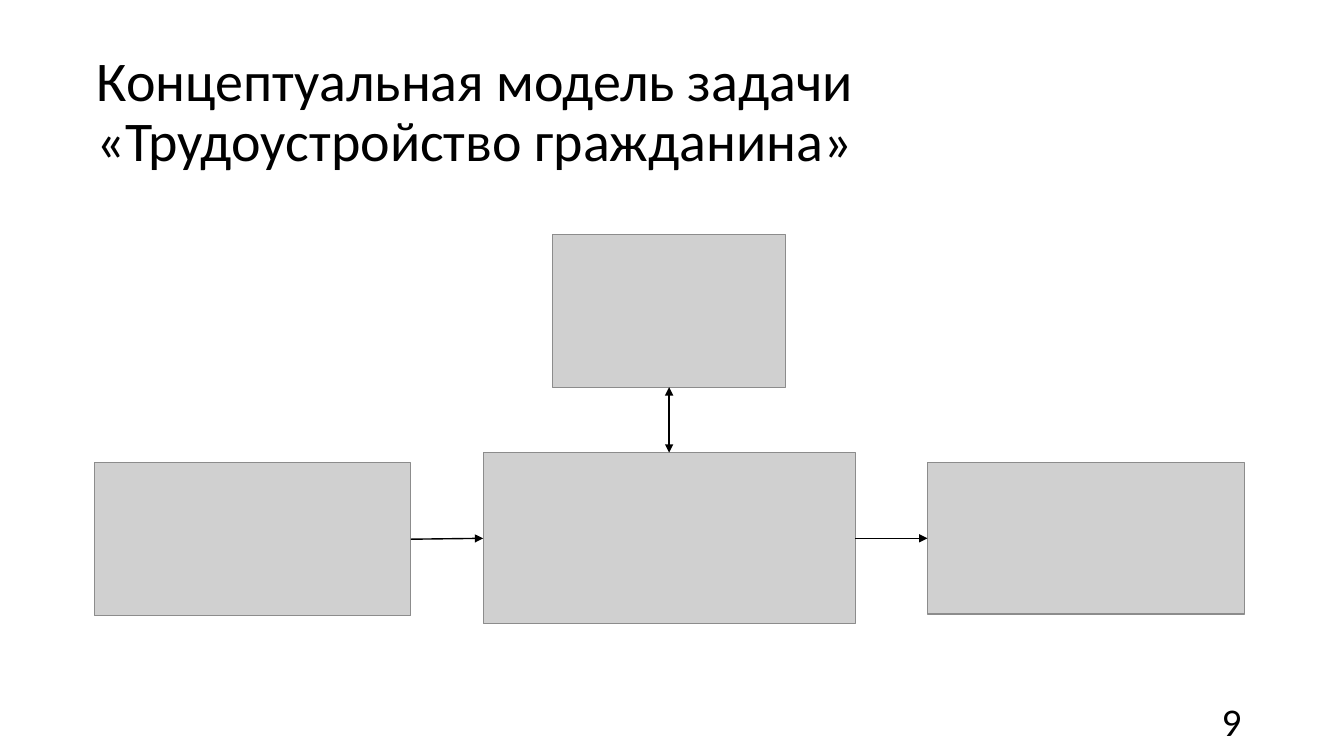
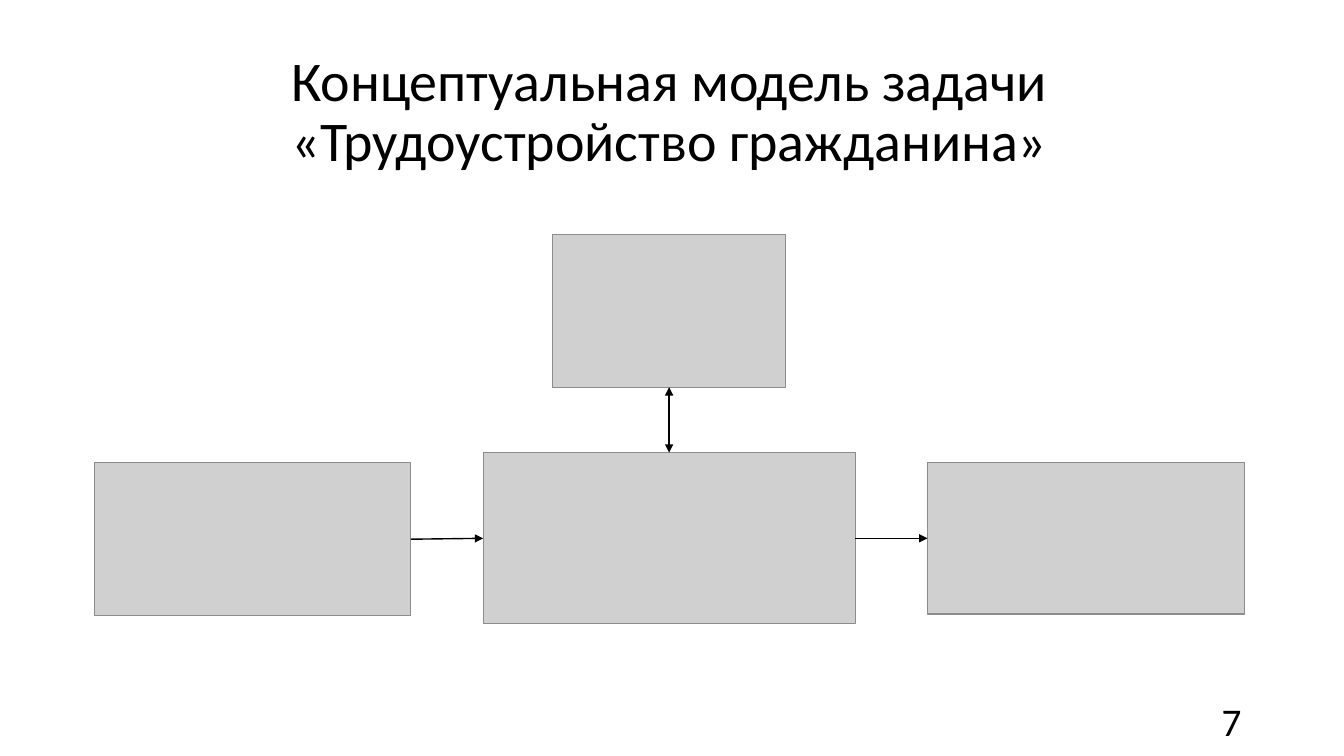
Before and after one commit to churakovra/graduateWork, a slide deck: slide 7 of product/vkr_pres_for_printing.pptx (slide 9 before the commit). Drawn at 1344x756 pixels with LibreOffice and Linux fonts; fonts in the diff are those of the drawing; grey boxes stand for pictures. Boxes give left, top, right and bottom in pixels: in the first picture for what was removed or moved away, otherwise in the second. Text is boxed around its words. In the diff, an @@ line names an element or a change of style, - is before the commit and + after.

```diff
--- a/product/vkr_pres_for_printing.pptx
+++ b/product/vkr_pres_for_printing.pptx
@@ title "Концептуальная модель задачи «Трудоустройство гражданина»" at (x1=291, y1=65, x2=1047, y2=171): alignment left to centre @@
@@ text at (x1=1222, y1=711, x2=1242, y2=736): text changed @@
-9
+7
```
Also in this commit, not shown: 17 other slides changed, 3 slides added, 4 slides removed, 10 other files.
